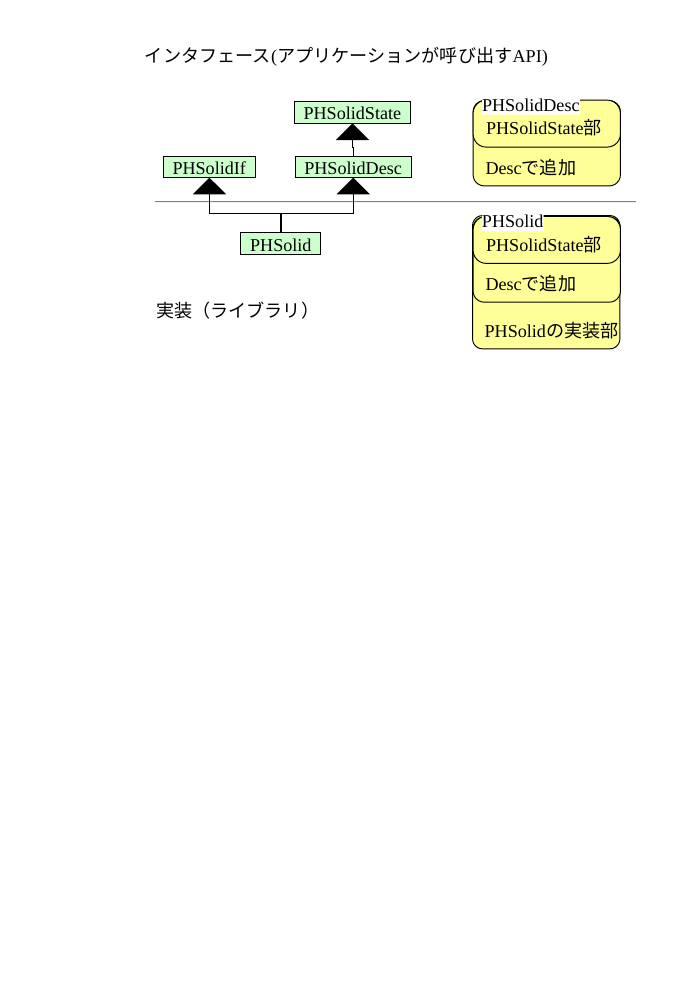
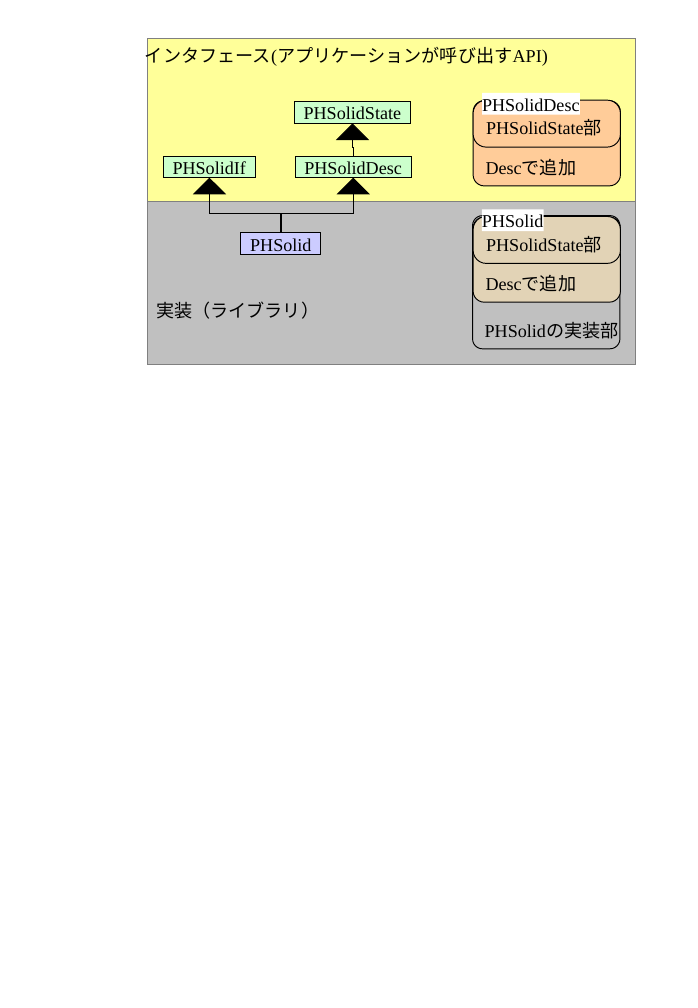
Before and after one commit to Springhead/Springhead, a slide deck: slide 5 of include/docsrc/01UsersGuide/fig.ppt. Drawn at 698x1008 pixels with LibreOffice and Linux fonts; fonts in the diff are those of the drawing. Boxes give left, top, right and bottom in pixels: in the first picture for what was removed or moved away, otherwise in the second. Text is boxed around its words. In the diff, an @@ line names an element or a change of style, - is before the commit and + after.

```diff
--- a/include/docsrc/01UsersGuide/fig.ppt
+++ b/include/docsrc/01UsersGuide/fig.ppt
@@ rectangle added at box(147, 39, 636, 202), fill #FFFF99, outline #808080 0.74 pt @@
@@ rounded rectangle "Descで追加" at box(473, 101, 620, 186): fill #FFFF99 to #FFCC99 @@
@@ rounded rectangle "PHSolidState部" at box(473, 101, 620, 148): fill #FFFF99 to #FFCC99 @@
@@ rectangle added at box(147, 202, 636, 365), fill #C0C0C0, outline #808080 0.74 pt @@
@@ line removed from (636, 202) to (155, 202) @@
@@ rectangle "PHSolid" at box(241, 233, 321, 254): fill #CCFFCC to #CCCCFF @@
@@ rounded rectangle "PHSolidの実装部" at box(473, 216, 620, 349): fill #FFFF99 to #C0C0C0 @@
@@ rounded rectangle "Descで追加" at box(473, 217, 620, 302): fill #FFFF99 to #E2D3B6 @@
@@ rounded rectangle "PHSolidState部" at box(473, 217, 620, 264): fill #FFFF99 to #E2D3B6 @@
```
Also in this commit, not shown: 1 other slide changed.
